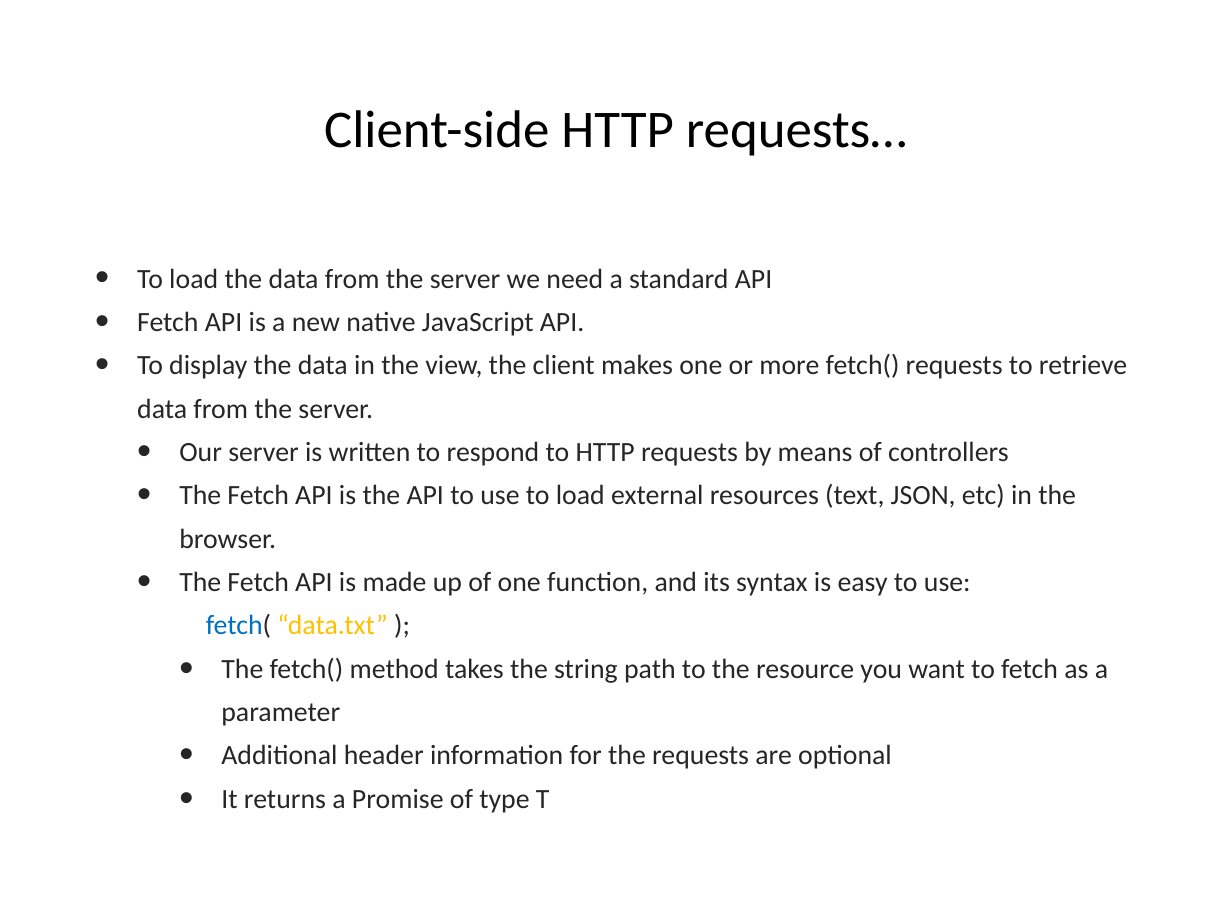
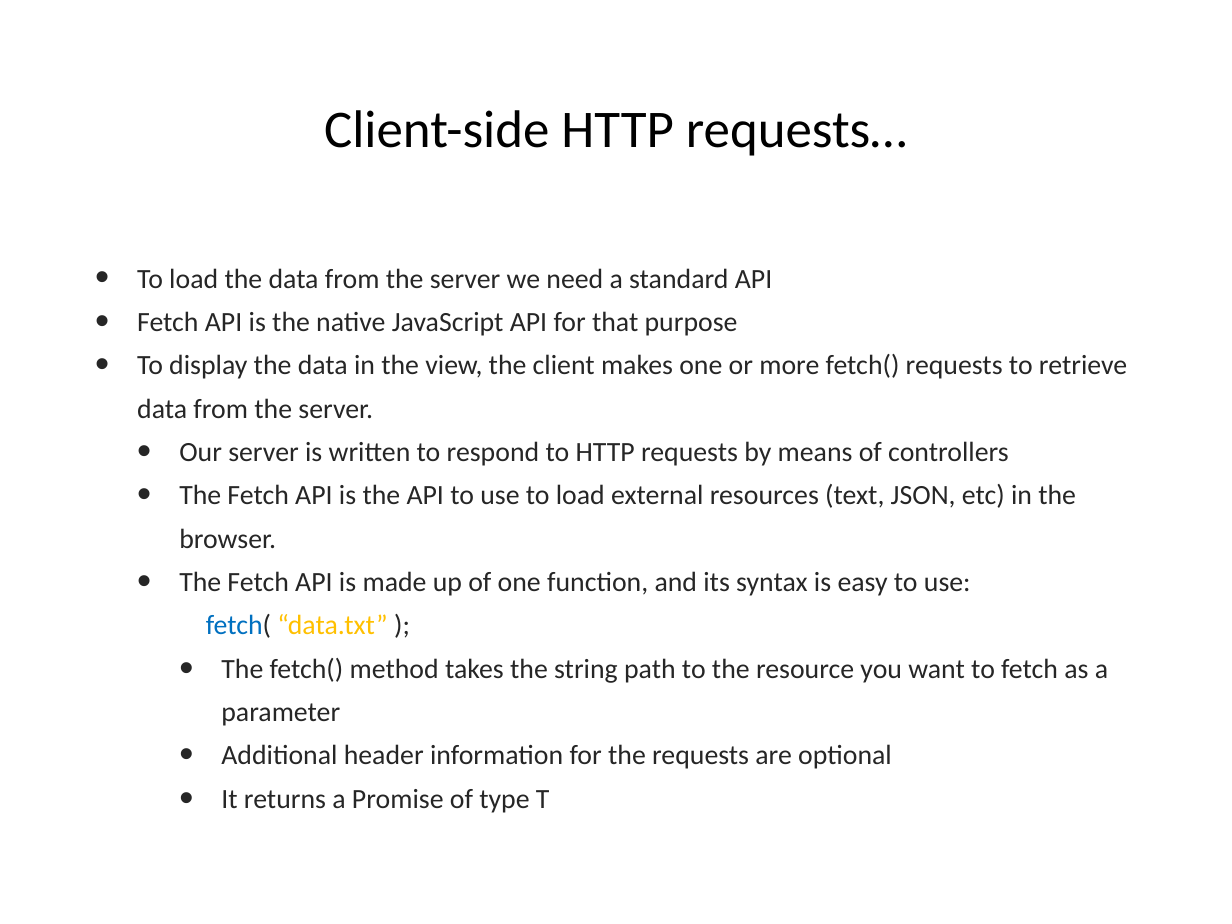
Before and after one commit to hogeschool/Development--Web, a slide deck: slide 8 of Lesson5/Lesson5.pptx. Drawn at 1232x924 pixels with LibreOffice and Linux fonts; fonts in the diff are those of the drawing. Boxes give left, top, right and bottom in pixels: in the first picture for what was removed or moved away, otherwise in the second. Text is boxed around its words. In the diff, an @@ line names an element or a change of style, - is before the commit and + after.

```diff
--- a/Lesson5/Lesson5.pptx
+++ b/Lesson5/Lesson5.pptx
@@ text at [137, 311, 738, 336]: text changed @@
-• Fetch API is a new native JavaScript API.
+• Fetch API is the native JavaScript API for that purpose
```
Also in this commit, not shown: 6 other slides changed.
